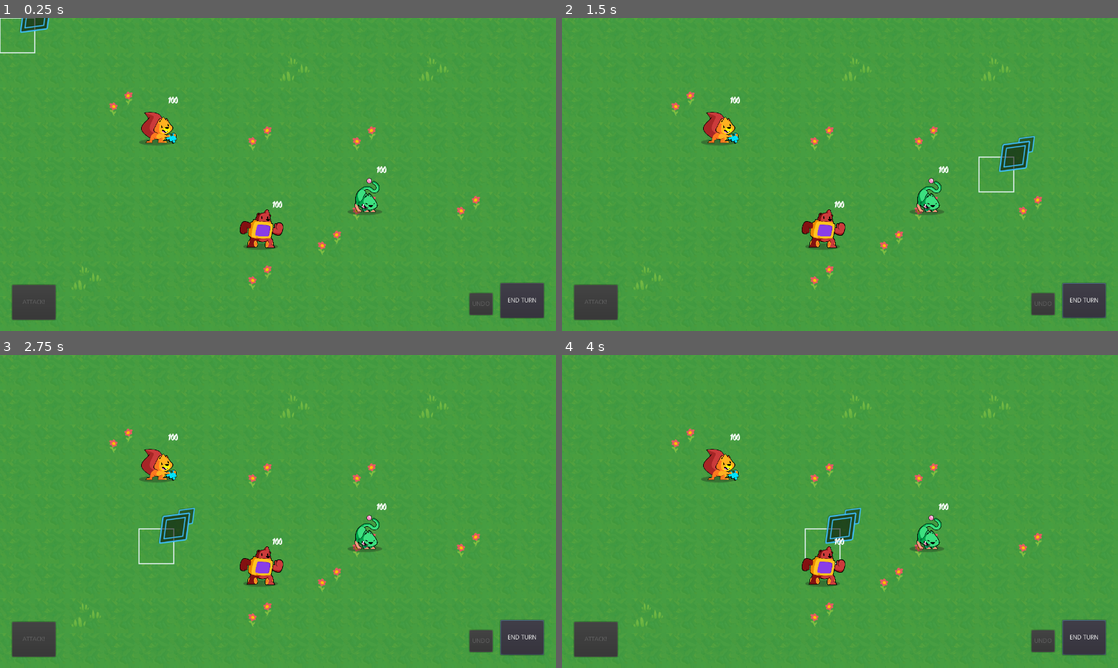
Above: before the commit, frames 1-4 (two rows, left to right).
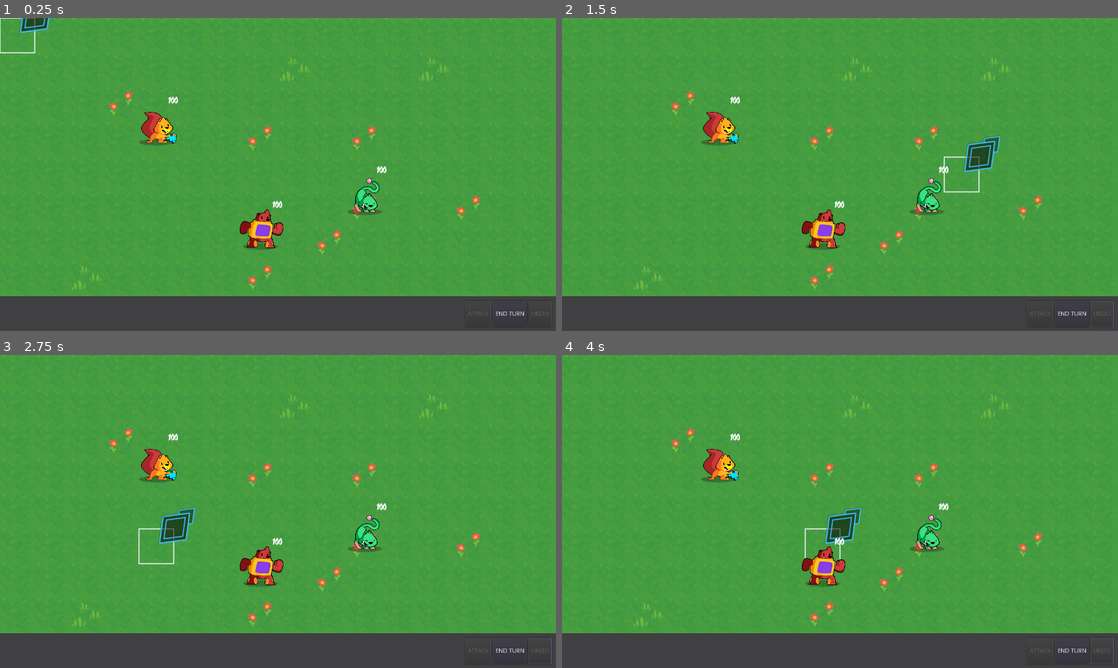
Above: after the commit, the same moments.

Repository: quaaludefood/lorelockers
Game: Godot game, scene res://Main.tscn
Two runs of this game, one before a commit and one after it. Both use one fixed random seed, a clock stepped at 60 frames per second and the inputs below.
Inputs (mouse positions are in pixels of both pictures, inside the frame that each line leads up to):
- Up to frame 1 (0.25 s): no input
- Up to frame 2 (1.5 s): click "END TURN" at 0.5 s; tap Enter (ui_accept) at 1.25 s; move the mouse to (962, 158) at 1.27 s; press the mouse at (962, 158) at 1.28 s; hold Right (ui_right) from 1.28 s (still down)
- Up to frame 3 (2.75 s): tap Enter (ui_accept) at 1.52, 2, 2.27 s; move the mouse to (166, 527) at 2.02 s; release Right (ui_right) at 2.03 s; release the mouse at (166, 527) at 2.03 s; hold Down (ui_down) from 2.03 s (still down); click (166, 527) at 2.1 s
- Up to frame 4 (4 s): tap Enter (ui_accept) at 2.75, 3.5, 3.77 s; move the mouse to (895, 442) at 2.77 s; release Down (ui_down) at 2.78 s; press the mouse at (895, 442) at 2.78 s; hold Right (ui_right) 2.78-3.53 s; move the mouse to (812, 574) at 3.52 s; release the mouse at (812, 574) at 3.53 s; hold Up (ui_up) from 3.53 s (still down); click (812, 574) at 3.6 s

The runs differ from the first frame. In frame 1, 11% of the frame differs, in the area x 0-100%, y 84-100%; in frame 2, 12%, in the area x 0-100%, y 37-100%; in frame 3, 11%; in frame 4, 11%.
Error before the commit: Trying to assign value of type 'Node' to a variable of type 'Node2D'. (res://UserInterface/AttackButton.gd:4)

Commit message:
User Interface working!!
Signed-off-by: plxpm5@gmail.com <philippa@thefusionworks.com>

Diff:
--- a/GameBoard/GameBoard.gd
+++ b/GameBoard/GameBoard.gd
@@ -20,27 +20,22 @@
 onready var _attack_overlay: AttackOverlay = $AttackOverlay
 onready var _unit_path: UnitPath = $UnitPath
 onready var _attack_path: AttackPath = $AttackPath
-onready var _undobutton: Button = get_node("../../UserInterface/UndoButton")
-onready var _attackbutton: Button = get_node("../../UserInterface/AttackButton")
+
+onready var _attackbutton: Button = get_node("../Interface/Buttons/AttackButton")
+onready var _endturnbutton: Button = get_node("../Interface/Buttons/EndTurnButton")
+onready var _undobutton: Button = get_node("../Interface/Buttons/UndoButton")
 
 
 func _ready() -> void:
 	_reinitialize()
+	_attackbutton.connect("attack_pressed", self, "scope_attack")
+	_endturnbutton.connect("endturn_pressed", self, "end_turn")
 	_undobutton.connect("undo_pressed", self, "undo_move")
-	_attackbutton.connect("attack_pressed", self, "scope_attack")
+
 	_undobutton.disabled = true
 	_attackbutton.disabled = true
 
-func undo_move()-> void:
-	_units.erase(_last_moved_unit.cell)
-	_last_moved_unit.position = _active_unit_starting_position
-	_last_moved_unit.cell = grid.calculate_grid_coordinates(_active_unit_starting_position)
-	_last_moved_unit.set_can_move(true)
-	_units[_last_moved_unit.cell] = _last_moved_unit
-	_attack_overlay.clear()
-	_attack_path.clear()
-	_attack_mode = false
-	_undobutton.disabled = true
+
 
 
 
@@ -55,6 +50,25 @@
 	for unit in _units:
 		_enemy_unit_cells.append(unit)
 	_attack_path.initialize(_range, _enemy_unit_cells, _friendly_unit_cells, _last_moved_unit.cell)
+
+func end_turn()-> void:
+	_clear_attack_scoping()
+	_clear_active_unit()
+	for unit in _units.values():
+		unit.set_deactivated(false)
+		print(unit.name)
+		print(unit.can_move)
+
+func undo_move()-> void:
+	_units.erase(_last_moved_unit.cell)
+	_last_moved_unit.position = _active_unit_starting_position
+	_last_moved_unit.cell = grid.calculate_grid_coordinates(_active_unit_starting_position)
+	_last_moved_unit.set_can_move(true)
+	_units[_last_moved_unit.cell] = _last_moved_unit
+	_attack_overlay.clear()
+	_attack_path.clear()
+	_attack_mode = false
+	_undobutton.disabled = true
 
 func _unhandled_input(event: InputEvent) -> void:
 	if _active_unit and event.is_action_pressed("ui_cancel"):
--- a/Main.tscn
+++ b/Main.tscn
@@ -10,8 +10,7 @@
 [ext_resource path="res://Units/bear.png" type="Texture" id=8]
 [ext_resource path="res://Units/bugcat.png" type="Texture" id=9]
 [ext_resource path="res://Background/Map.tscn" type="PackedScene" id=10]
-[ext_resource path="res://UserInterface/UserInterface.tscn" type="PackedScene" id=11]
-[ext_resource path="res://CombatAction/CombatAction.tscn" type="PackedScene" id=12]
+[ext_resource path="res://UserInterface/Interface.tscn" type="PackedScene" id=11]
 [ext_resource path="res://UnitOverlay/AttackOverlay.tscn" type="PackedScene" id=13]
 [ext_resource path="res://GameBoard/Attack/AttackPath.tscn" type="PackedScene" id=14]
 [ext_resource path="res://Units/Stats/UnitStats.gd" type="Script" id=15]
@@ -66,26 +65,24 @@
 
 [node name="Map" parent="." instance=ExtResource( 10 )]
 
-[node name="UserInterface" parent="." instance=ExtResource( 11 )]
-
-[node name="GameBoard" type="YSort" parent="UserInterface"]
+[node name="GameBoard" type="YSort" parent="."]
 script = ExtResource( 3 )
 grid = ExtResource( 4 )
 
-[node name="AttackPath" parent="UserInterface/GameBoard" instance=ExtResource( 14 )]
+[node name="AttackPath" parent="GameBoard" instance=ExtResource( 14 )]
 grid = ExtResource( 4 )
 
-[node name="AttackOverlay" parent="UserInterface/GameBoard" instance=ExtResource( 13 )]
+[node name="AttackOverlay" parent="GameBoard" instance=ExtResource( 13 )]
 modulate = Color( 1, 1, 1, 0.392157 )
 light_mask = 0
 
-[node name="UnitOverlay" parent="UserInterface/GameBoard" instance=ExtResource( 5 )]
+[node name="UnitOverlay" parent="GameBoard" instance=ExtResource( 5 )]
 
-[node name="UnitPath" parent="UserInterface/GameBoard" instance=ExtResource( 6 )]
+[node name="UnitPath" parent="GameBoard" instance=ExtResource( 6 )]
 
-[node name="Cursor" parent="UserInterface/GameBoard" instance=ExtResource( 1 )]
+[node name="Cursor" parent="GameBoard" instance=ExtResource( 1 )]
 
-[node name="Squirrel" parent="UserInterface/GameBoard" instance=ExtResource( 2 )]
+[node name="Squirrel" parent="GameBoard" instance=ExtResource( 2 )]
 position = Vector2( 355.298, 298.556 )
 curve = SubResource( 3 )
 actions = [ ExtResource( 16 ) ]
@@ -94,7 +91,7 @@
 skin_offset = Vector2( 6, 17 )
 stats = SubResource( 4 )
 
-[node name="Cat" parent="UserInterface/GameBoard" instance=ExtResource( 2 )]
+[node name="Cat" parent="GameBoard" instance=ExtResource( 2 )]
 position = Vector2( 850.293, 412.465 )
 curve = SubResource( 2 )
 actions = [ ExtResource( 16 ) ]
@@ -104,7 +101,7 @@
 skin_offset = Vector2( 5, 12 )
 stats = SubResource( 5 )
 
-[node name="Bear" parent="UserInterface/GameBoard" instance=ExtResource( 2 )]
+[node name="Bear" parent="GameBoard" instance=ExtResource( 2 )]
 position = Vector2( 600, 480 )
 curve = SubResource( 1 )
 actions = [ ExtResource( 16 ) ]
@@ -113,7 +110,7 @@
 skin_offset = Vector2( 2, 9 )
 stats = SubResource( 6 )
 
-[node name="CombatAction" parent="UserInterface/GameBoard" instance=ExtResource( 12 )]
+[node name="Interface" parent="." instance=ExtResource( 11 )]
 
-[connection signal="accept_pressed" from="UserInterface/GameBoard/Cursor" to="UserInterface/GameBoard" method="_on_Cursor_accept_pressed"]
-[connection signal="moved" from="UserInterface/GameBoard/Cursor" to="UserInterface/GameBoard" method="_on_Cursor_moved"]
+[connection signal="accept_pressed" from="GameBoard/Cursor" to="GameBoard" method="_on_Cursor_accept_pressed"]
+[connection signal="moved" from="GameBoard/Cursor" to="GameBoard" method="_on_Cursor_moved"]
--- a/Units/Unit.gd
+++ b/Units/Unit.gd
@@ -109,6 +109,10 @@
 		_anim_player.play("Deactivate")
 		set_can_move(false)
 		set_can_attack(false)
+	if value == false:
+		_anim_player.play("idle")
+		set_can_move(true)
+		set_can_attack(true)
 
 func set_skin(value: Texture) -> void:
 	skin = value
--- a/Units/Unit.tscn
+++ b/Units/Unit.tscn
@@ -3,7 +3,7 @@
 [ext_resource path="res://Units/Unit.gd" type="Script" id=1]
 [ext_resource path="res://GameBoard/Grid.tres" type="Resource" id=2]
 [ext_resource path="res://Units/unit_shadow.svg" type="Texture" id=3]
-[ext_resource path="res://Resources/umberto.tres" type="DynamicFont" id=4]
+[ext_resource path="res://UserInterface/Fonts/umberto.tres" type="DynamicFont" id=4]
 
 [sub_resource type="Animation" id=3]
 resource_name = "Deactivate"
--- a/UserInterface/AttackButton.gd
+++ /dev/null
@@ -1,13 +0,0 @@
-class_name AttackButton
-extends Button
-
-onready var rootnode: Node2D = get_tree().root.get_child(0)
-onready var gameboard: GameBoard = rootnode.get_node("UserInterface/GameBoard")
-
-
-signal attack_pressed
-
-
-func _on_AttackButton_button_up() -> void:
-	var unit = gameboard.get_last_moved_unit()
-	emit_signal("attack_pressed")
--- a/UserInterface/AttackButton.tscn
+++ /dev/null
@@ -1,12 +0,0 @@
-[gd_scene load_steps=2 format=2]
-
-[ext_resource path="res://UserInterface/AttackButton.gd" type="Script" id=1]
-
-[node name="AttackButton" type="Button"]
-margin_right = 100.0
-margin_bottom = 80.0
-text = "ATTACK!"
-script = ExtResource( 1 )
-__meta__ = {
-"_edit_use_anchors_": false
-}
--- /dev/null
+++ b/UserInterface/Buttons/AttackButton.gd
@@ -0,0 +1,9 @@
+class_name AttackButton
+extends Button
+
+
+signal attack_pressed
+
+
+func _on_AttackButton_button_up() -> void:
+	emit_signal("attack_pressed")
--- /dev/null
+++ b/UserInterface/Buttons/AttackButton.tscn
@@ -0,0 +1,10 @@
+[gd_scene load_steps=3 format=2]
+
+[ext_resource path="res://UserInterface/Buttons/DefaultButton.tscn" type="PackedScene" id=1]
+[ext_resource path="res://UserInterface/Buttons/AttackButton.gd" type="Script" id=2]
+
+[node name="AttackButton" instance=ExtResource( 1 )]
+text = "ATTACK"
+script = ExtResource( 2 )
+
+[connection signal="button_up" from="." to="." method="_on_AttackButton_button_up"]
--- /dev/null
+++ b/UserInterface/Buttons/DefaultButton.tscn
@@ -0,0 +1,11 @@
+[gd_scene load_steps=2 format=2]
+
+[ext_resource path="res://UserInterface/Themes/default_theme.tres" type="Theme" id=1]
+
+[node name="DefaultButton" type="Button"]
+margin_right = 70.0
+margin_bottom = 50.0
+theme = ExtResource( 1 )
+__meta__ = {
+"_edit_use_anchors_": false
+}
--- /dev/null
+++ b/UserInterface/Buttons/EndTurnButton.gd
@@ -0,0 +1,8 @@
+class_name EndTurnButton
+extends Button
+
+signal endturn_pressed
+
+
+func _on_EndTurnButton_button_up() -> void:
+	emit_signal("endturn_pressed")
--- /dev/null
+++ b/UserInterface/Buttons/EndTurnButton.tscn
@@ -0,0 +1,10 @@
+[gd_scene load_steps=3 format=2]
+
+[ext_resource path="res://UserInterface/Buttons/DefaultButton.tscn" type="PackedScene" id=1]
+[ext_resource path="res://UserInterface/Buttons/EndTurnButton.gd" type="Script" id=2]
+
+[node name="EndTurnButton" instance=ExtResource( 1 )]
+text = "END TURN"
+script = ExtResource( 2 )
+
+[connection signal="button_up" from="." to="." method="_on_EndTurnButton_button_up"]
--- /dev/null
+++ b/UserInterface/Buttons/UndoButton.tscn
@@ -0,0 +1,10 @@
+[gd_scene load_steps=3 format=2]
+
+[ext_resource path="res://UserInterface/Buttons/DefaultButton.tscn" type="PackedScene" id=1]
+[ext_resource path="res://UserInterface/Buttons/UndoButton.gd" type="Script" id=2]
+
+[node name="UndoButton" instance=ExtResource( 1 )]
+text = "UNDO"
+script = ExtResource( 2 )
+
+[connection signal="button_up" from="." to="." method="_on_UndoButton_button_up"]
--- a/UserInterface/EndTurnButton.gd
+++ /dev/null
@@ -1,12 +0,0 @@
-class_name EndTurnButton
-extends Button
-
-onready var rootnode: Node2D = get_tree().root.get_child(0)
-onready var gameboard: GameBoard = rootnode.get_node("UserInterface/GameBoard")
-
-func _on_Button_button_up() -> void:
-	print(gameboard)
-	for object in gameboard.get_children():
-		if object.is_class("Path2D"):
-			object.set_can_attack(true)
-			object.set_can_move(true)
--- a/UserInterface/EndTurnButton.tscn
+++ /dev/null
@@ -1,14 +0,0 @@
-[gd_scene load_steps=2 format=2]
-
-[ext_resource path="res://UserInterface/EndTurnButton.gd" type="Script" id=1]
-
-[node name="EndTurnButton" type="Button"]
-margin_right = 100.0
-margin_bottom = 80.0
-text = "END TURN"
-script = ExtResource( 1 )
-__meta__ = {
-"_edit_use_anchors_": false
-}
-
-[connection signal="button_up" from="." to="." method="_on_Button_button_up"]
--- a/Resources/umberto.tres
+++ b/UserInterface/Fonts/umberto.tres
@@ -1,6 +1,6 @@
 [gd_resource type="DynamicFont" load_steps=2 format=2]
 
-[ext_resource path="res://Resources/umberto.ttf" type="DynamicFontData" id=1]
+[ext_resource path="res://UserInterface/Fonts/umberto.ttf" type="DynamicFontData" id=1]
 
 [resource]
 font_data = ExtResource( 1 )
--- /dev/null
+++ b/UserInterface/Interface.tscn
@@ -0,0 +1,52 @@
+[gd_scene load_steps=5 format=2]
+
+[ext_resource path="res://UserInterface/Buttons/UndoButton.tscn" type="PackedScene" id=1]
+[ext_resource path="res://UserInterface/Buttons/AttackButton.tscn" type="PackedScene" id=2]
+[ext_resource path="res://UserInterface/Buttons/EndTurnButton.tscn" type="PackedScene" id=3]
+[ext_resource path="res://UserInterface/interface_bg.png" type="Texture" id=4]
+
+[node name="Interface" type="Control"]
+margin_top = 640.0
+margin_right = 1280.0
+margin_bottom = 720.0
+__meta__ = {
+"_edit_use_anchors_": false
+}
+
+[node name="TextureRect" type="TextureRect" parent="."]
+margin_right = 1280.0
+margin_bottom = 80.0
+texture = ExtResource( 4 )
+expand = true
+stretch_mode = 1
+__meta__ = {
+"_edit_use_anchors_": false
+}
+
+[node name="Buttons" type="HBoxContainer" parent="."]
+anchor_top = 1.0
+anchor_right = 1.0
+anchor_bottom = 1.0
+margin_left = 1070.0
+margin_top = -69.0
+margin_right = -10.0
+margin_bottom = -9.0
+alignment = 2
+__meta__ = {
+"_edit_use_anchors_": false
+}
+
+[node name="AttackButton" parent="Buttons" instance=ExtResource( 2 )]
+margin_left = 1.0
+margin_right = 61.0
+margin_bottom = 60.0
+
+[node name="EndTurnButton" parent="Buttons" instance=ExtResource( 3 )]
+margin_left = 65.0
+margin_right = 143.0
+margin_bottom = 60.0
+
+[node name="UndoButton" parent="Buttons" instance=ExtResource( 1 )]
+margin_left = 147.0
+margin_right = 200.0
+margin_bottom = 60.0
--- /dev/null
+++ b/UserInterface/Themes/default_theme.tres
@@ -0,0 +1,6 @@
+[gd_resource type="Theme" load_steps=2 format=2]
+
+[ext_resource path="res://UserInterface/Fonts/umberto.tres" type="DynamicFont" id=1]
+
+[resource]
+Label/fonts/font = ExtResource( 1 )
--- a/UserInterface/UndoButton.tscn
+++ /dev/null
@@ -1,12 +0,0 @@
-[gd_scene load_steps=2 format=2]
-
-[ext_resource path="res://UserInterface/UndoButton.gd" type="Script" id=1]
-
-[node name="UndoButton" type="Button"]
-margin_right = 53.0
-margin_bottom = 50.0
-text = "UNDO"
-script = ExtResource( 1 )
-__meta__ = {
-"_edit_use_anchors_": false
-}
--- a/UserInterface/UserInterface.tscn
+++ /dev/null
@@ -1,34 +0,0 @@
-[gd_scene load_steps=4 format=2]
-
-[ext_resource path="res://UserInterface/EndTurnButton.tscn" type="PackedScene" id=1]
-[ext_resource path="res://UserInterface/UndoButton.tscn" type="PackedScene" id=2]
-[ext_resource path="res://UserInterface/AttackButton.tscn" type="PackedScene" id=3]
-
-[node name="UserInterface" type="Control"]
-anchor_right = 1.0
-anchor_bottom = 1.0
-__meta__ = {
-"_edit_use_anchors_": false
-}
-
-[node name="AttackButton" parent="." instance=ExtResource( 3 )]
-margin_left = 28.0
-margin_top = 614.0
-margin_right = 128.0
-margin_bottom = 694.0
-
-[node name="UndoButton" parent="." instance=ExtResource( 2 )]
-margin_left = 1081.0
-margin_top = 633.0
-margin_right = 1134.0
-margin_bottom = 683.0
-
-[node name="EndTurnButton" parent="." instance=ExtResource( 1 )]
-margin_left = 1152.0
-margin_top = 610.0
-margin_right = 1252.0
-margin_bottom = 690.0
-
-[connection signal="button_up" from="AttackButton" to="AttackButton" method="_on_AttackButton_button_up"]
-[connection signal="button_up" from="UndoButton" to="UndoButton" method="_on_UndoButton_button_up"]
-[connection signal="undo_pressed" from="UndoButton" to="UndoButton" method="_on_UndoButton_undo_pressed"]
--- a/project.godot
+++ b/project.godot
@@ -32,7 +32,7 @@
 "base": "Button",
 "class": "AttackButton",
 "language": "GDScript",
-"path": "res://UserInterface/AttackButton.gd"
+"path": "res://UserInterface/Buttons/AttackButton.gd"
 }, {
 "base": "TileMap",
 "class": "AttackOverlay",
@@ -57,7 +57,7 @@
 "base": "Button",
 "class": "EndTurnButton",
 "language": "GDScript",
-"path": "res://UserInterface/EndTurnButton.gd"
+"path": "res://UserInterface/Buttons/EndTurnButton.gd"
 }, {
 "base": "Reference",
 "class": "Formulas",
@@ -87,7 +87,7 @@
 "base": "Button",
 "class": "UndoButton",
 "language": "GDScript",
-"path": "res://UserInterface/UndoButton.gd"
+"path": "res://UserInterface/Buttons/UndoButton.gd"
 }, {
 "base": "Path2D",
 "class": "Unit",
@@ -134,7 +134,7 @@
 
 [application]
 
-config/name="Lorelockers"
+config/name="The Alchemist's Cookbook"
 run/main_scene="res://Main.tscn"
 config/icon="res://icon.png"
 
@@ -143,6 +143,10 @@
 window/size/width=1280
 window/size/height=720
 window/size/borderless=true
+
+[global]
+
+width=false
 
 [input]
 
Not shown: 1 places in Main.tscn that only renumber resources
Renamed: UserInterface/UndoButton.gd -> UserInterface/Buttons/UndoButton.gd
Renamed: Resources/umberto.ttf -> UserInterface/Fonts/umberto.ttf
Binary file added: UserInterface/interface_bg.png
Not shown, added: UserInterface/interface_bg.png.import
